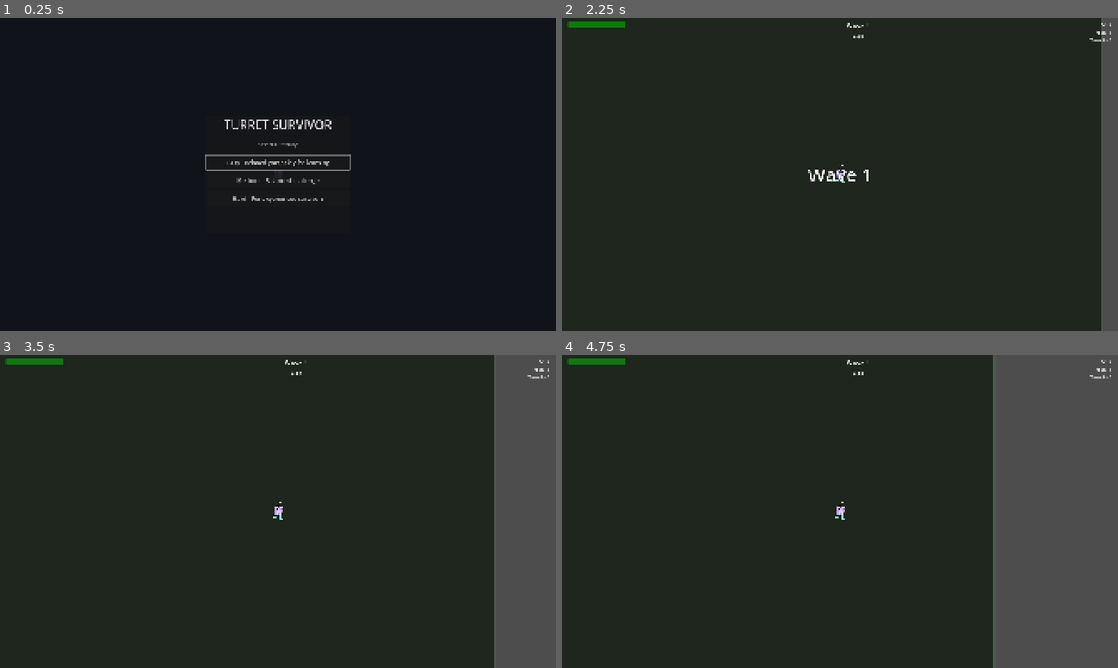
Above: before the commit, frames 1-4 (two rows, left to right).
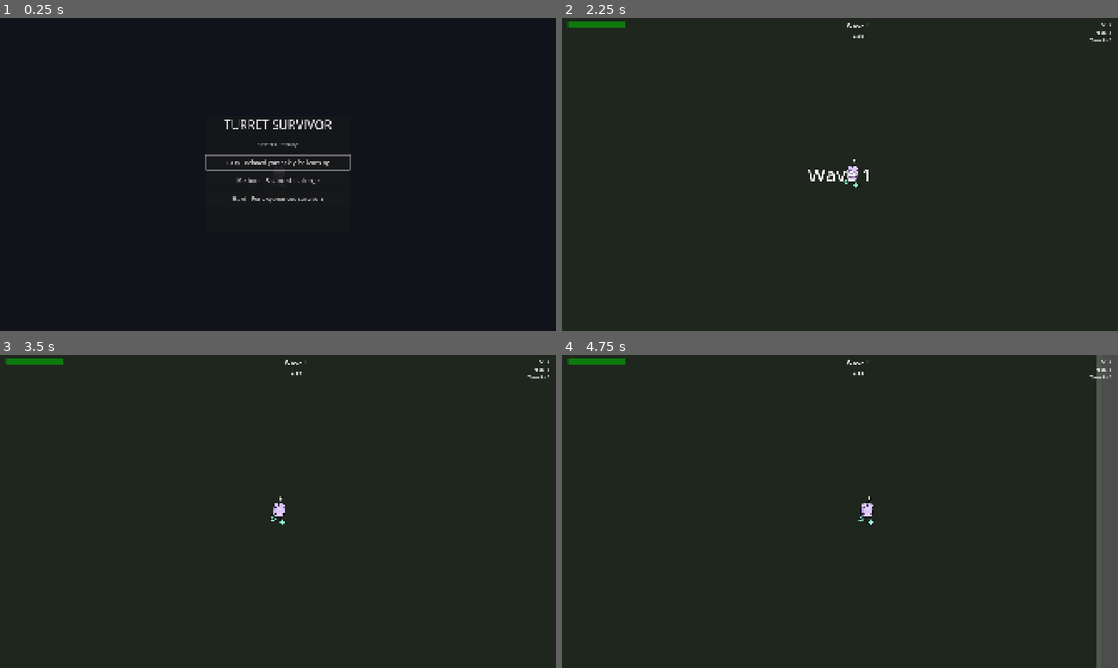
Above: after the commit, the same moments.

Repository: arebolledo2/turret-game
Game: Godot game, scene res://scenes/main.tscn
Same seed, same stepped clock (60 frames per second), same inputs: the game is played once before the commit and once after it.
Inputs (mouse positions are in pixels of both pictures, inside the frame that each line leads up to):
- Up to frame 1 (0.25 s): no input
- Up to frame 2 (2.25 s): click "Easy - Relaxed gameplay for l…" at 0.5 s; click "Continue to Wave" at 1.25 s; tap Enter at 2 s; move the mouse to (962, 158) at 2.02 s; hold D (move_right) from 2.03 s (still down); tap Tab (toggle_range, bound only after the commit) at 2.1 s; click (962, 158) at 2.17 s
- Up to frame 3 (3.5 s): release D (move_right) at 2.75 s; drag from (166, 527) to (250, 574) at 2.77 s
- Up to frame 4 (4.75 s): tap Space at 3.5 s; move the mouse to (895, 442) at 3.52 s; hold D (move_right) 3.53-4.25 s; tap Tab (toggle_range, bound only after the commit) at 3.6 s; drag from (812, 574) to (673, 464) at 4.27 s

The runs differ from the first frame. In frame 1, less than 0.1% of the frame differs, in the area x 49-52%, y 48-50%; in frame 2, 3.1%; in frame 3, 11%; in frame 4, 19%, in the area x 49-97%, y 0-100%.

Commit message:
Some camera cleanup

Diff:
--- a/project.godot
+++ b/project.godot
@@ -127,6 +127,12 @@
 , Object(InputEventJoypadButton,"resource_local_to_scene":false,"resource_name":"","device":-1,"button_index":0,"pressure":0.0,"pressed":false,"script":null)
 ]
 }
+toggle_range={
+"deadzone": 0.5,
+"events": [Object(InputEventKey,"resource_local_to_scene":false,"resource_name":"","device":-1,"window_id":0,"alt_pressed":false,"shift_pressed":false,"ctrl_pressed":false,"meta_pressed":false,"pressed":false,"keycode":0,"physical_keycode":4194306,"key_label":0,"unicode":0,"location":0,"echo":false,"script":null)
+, Object(InputEventJoypadButton,"resource_local_to_scene":false,"resource_name":"","device":-1,"button_index":3,"pressure":0.0,"pressed":false,"script":null)
+]
+}
 
 [layer_names]
 
--- a/scenes/main.tscn
+++ b/scenes/main.tscn
@@ -39,6 +39,14 @@
 position = Vector2(0, 0)
 
 [node name="Camera2D" type="Camera2D" parent="Player"]
+zoom = Vector2(1.5, 1.5)
+limit_left = -1010
+limit_top = -590
+limit_right = 1010
+limit_bottom = 590
+limit_smoothed = true
+position_smoothing_enabled = true
+position_smoothing_speed = 8.0
 
 [node name="GameManager" type="Node" parent="."]
 script = ExtResource("2_2c3d4")
--- a/scenes/turret.tscn
+++ b/scenes/turret.tscn
@@ -17,11 +17,20 @@
 
 [node name="BaseSprite" type="Sprite2D" parent="."]
 modulate = Color(0.3, 0.7, 0.3, 1)
-scale = Vector2(35, 35)
+scale = Vector2(40, 40)
 texture = SubResource("PlaceholderTexture2D_base")
 
 [node name="WeaponSprite" type="Sprite2D" parent="."]
+visible = false
 modulate = Color(0.2, 0.5, 0.2, 1)
 position = Vector2(10, 0)
 scale = Vector2(25, 12)
 texture = SubResource("PlaceholderTexture2D_weapon")
+
+[node name="IconLabel" type="Label" parent="."]
+offset_left = -24.0
+offset_top = -24.0
+offset_right = 24.0
+offset_bottom = 24.0
+horizontal_alignment = 1
+vertical_alignment = 1
--- a/scripts/autoload/events.gd
+++ b/scripts/autoload/events.gd
@@ -32,6 +32,7 @@
 signal turret_picked_up(turret: Node2D)
 signal turret_placed(turret: Node2D, position: Vector2)
 signal turret_dropped(turret: Node2D, position: Vector2)
+signal turret_range_toggled(show_range: bool)
 
 # Pickup Events
 signal xp_dropped(position: Vector2, amount: int)
--- a/scripts/autoload/globals.gd
+++ b/scripts/autoload/globals.gd
@@ -56,6 +56,7 @@
 # =============================================================================
 var show_damage_numbers: bool = true
 var player_auto_attack_enabled: bool = false  # Player default attack disabled
+var show_turret_ranges: bool = false  # Toggle turret range indicators
 
 # =============================================================================
 # TURRET TYPE SYSTEM
@@ -89,8 +90,8 @@
 			"damage": 15.0,
 			"fire_rate": 2.0,
 			"range": 400.0,
-			"rotation_speed": 180.0,
-			"projectile_speed": 500.0,
+			"rotation_speed": 300.0,
+			"projectile_speed": 700.0,
 			"pierce": 0,
 		}
 	},
@@ -118,8 +119,8 @@
 			"damage": 8.0,
 			"fire_rate": 2.5,
 			"range": 350.0,
-			"rotation_speed": 180.0,
-			"projectile_speed": 400.0,
+			"rotation_speed": 300.0,
+			"projectile_speed": 600.0,
 			"pierce": 99,  # Effectively infinite - passes through enemies
 			"dot_damage": 4.0,
 			"dot_duration": 3.0,
@@ -137,8 +138,8 @@
 			"damage": 20.0,
 			"fire_rate": 1.0,
 			"range": 450.0,
-			"rotation_speed": 150.0,
-			"projectile_speed": 350.0,
+			"rotation_speed": 280.0,
+			"projectile_speed": 550.0,
 			"pierce": 0,  # Explodes on first enemy
 			"aoe_radius": 80.0,
 		}
--- a/scripts/player.gd
+++ b/scripts/player.gd
@@ -78,6 +78,11 @@
 
 	# Turret pickup/placement system
 	handle_turret_interactions()
+
+	# Turret range toggle (Tab / Y button)
+	if Input.is_action_just_pressed("toggle_range"):
+		Globals.show_turret_ranges = not Globals.show_turret_ranges
+		Events.turret_range_toggled.emit(Globals.show_turret_ranges)
 
 	# Auto-aim and fire at closest enemy (only if enabled)
 	if Globals.player_auto_attack_enabled:
--- a/scripts/turret.gd
+++ b/scripts/turret.gd
@@ -15,7 +15,9 @@
 var projectile_scene: PackedScene
 var is_in_pickup_range: bool = false
 
+@onready var base_sprite: Sprite2D = $BaseSprite
 @onready var weapon_sprite: Sprite2D = $WeaponSprite
+@onready var icon_label: Label = $IconLabel
 @onready var range_indicator: Node2D = $RangeIndicator
 
 func _ready() -> void:
@@ -25,10 +27,8 @@
 	# Initialize stats
 	update_stats()
 
-	# Setup visual tint
-	var color = Globals.get_turret_color(turret_type)
-	if weapon_sprite:
-		weapon_sprite.modulate = color
+	# Setup visuals based on turret type
+	setup_visuals()
 
 	# Setup fire rate timer
 	fire_timer = Timer.new()
@@ -38,14 +38,37 @@
 	add_child(fire_timer)
 
 	# Setup range indicator
+	var color = Globals.get_turret_color(turret_type)
 	if range_indicator:
 		if range_indicator.has_method("set_radius"):
 			range_indicator.set_radius(current_range)
 		range_indicator.modulate = color
 		range_indicator.modulate.a = 0.0  # Hidden by default
 
+	# Listen for range toggle event
+	Events.turret_range_toggled.connect(_on_range_toggled)
+
+	# Apply current range visibility state
+	if Globals.show_turret_ranges:
+		show_range()
+
 	# Spawn animation
 	play_spawn_animation()
+
+func setup_visuals() -> void:
+	var color = Globals.get_turret_color(turret_type)
+	var turret_config = Globals.TURRET_TYPES.get(turret_type, {})
+	var icon = turret_config.get("icon", "🗼")
+
+	# Set base color
+	if base_sprite:
+		base_sprite.modulate = color
+		base_sprite.modulate.v = 0.4  # Darken the base
+
+	# Set icon
+	if icon_label:
+		icon_label.text = icon
+		icon_label.add_theme_font_size_override("font_size", 32)
 
 func update_stats() -> void:
 	stats = Globals.get_turret_stats(turret_type)
@@ -69,10 +92,13 @@
 func _physics_process(delta: float) -> void:
 	find_target()
 
-	if target and is_instance_valid(target):
+	# Track target even if out of range (for rotation)
+	var track_target = find_tracking_target()
+
+	if track_target and is_instance_valid(track_target):
 		# Rotate the whole turret toward target if it has rotation speed
 		if current_rotation_speed > 0:
-			var direction_to_target := global_position.direction_to(target.global_position)
+			var direction_to_target := global_position.direction_to(track_target.global_position)
 			var target_angle: float = direction_to_target.angle()
 			var current_angle: float = rotation
 			var angle_diff: float = angle_difference(current_angle, target_angle)
@@ -81,6 +107,8 @@
 			var rotation_amount: float = clampf(angle_diff, -max_rotation, max_rotation)
 			rotation += rotation_amount
 
+	# Only fire at targets in range
+	if target and is_instance_valid(target):
 		# Check if we should fire
 		var should_fire = false
 		if current_rotation_speed <= 0:
@@ -96,6 +124,26 @@
 		if should_fire and can_fire:
 			fire()
 
+# Find the closest enemy regardless of range (for tracking/rotation)
+func find_tracking_target() -> Node2D:
+	var enemies = get_tree().get_nodes_in_group("enemies")
+	if enemies.is_empty():
+		return null
+
+	var best_target: Node2D = null
+	var best_dist: float = INF
+
+	for enemy in enemies:
+		if not is_instance_valid(enemy):
+			continue
+		var dist := global_position.distance_to(enemy.global_position)
+		if dist < best_dist:
+			best_target = enemy
+			best_dist = dist
+
+	return best_target
+
+# Find target in range for firing
 func find_target() -> void:
 	var enemies = get_tree().get_nodes_in_group("enemies")
 	if enemies.is_empty():
@@ -308,10 +356,12 @@
 	can_fire = true
 
 func flash_muzzle() -> void:
-	if weapon_sprite:
-		weapon_sprite.modulate = Color.WHITE
+	# Flash the base sprite when firing
+	if base_sprite:
+		var original_color = base_sprite.modulate
+		base_sprite.modulate = Color.WHITE
 		var tween = create_tween()
-		tween.tween_property(weapon_sprite, "modulate", Globals.get_turret_color(turret_type), 0.1)
+		tween.tween_property(base_sprite, "modulate", original_color, 0.1)
 
 func play_spawn_animation() -> void:
 	# Scale up from zero
@@ -323,6 +373,15 @@
 
 	# Particle burst effect (if we have particles)
 	# spawn_particles()
+
+func _on_range_toggled(show_ranges: bool) -> void:
+	# Don't override pickup indicator if active
+	if is_in_pickup_range:
+		return
+	if show_ranges:
+		show_range()
+	else:
+		hide_range()
 
 func show_range() -> void:
 	if range_indicator:
